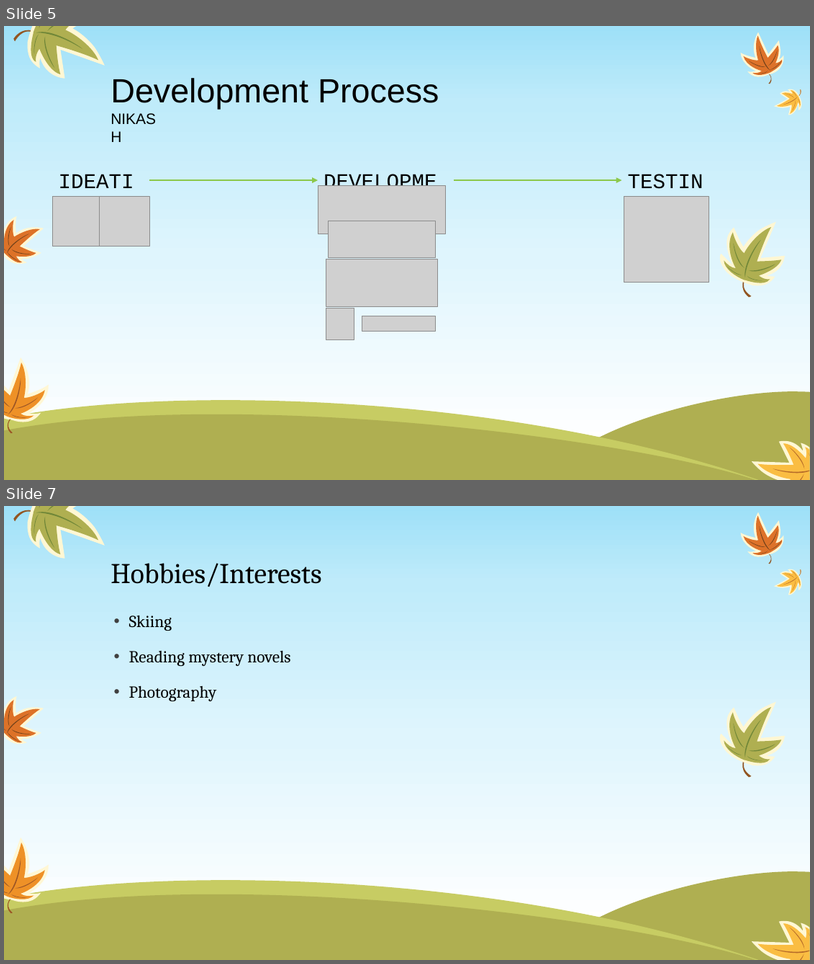
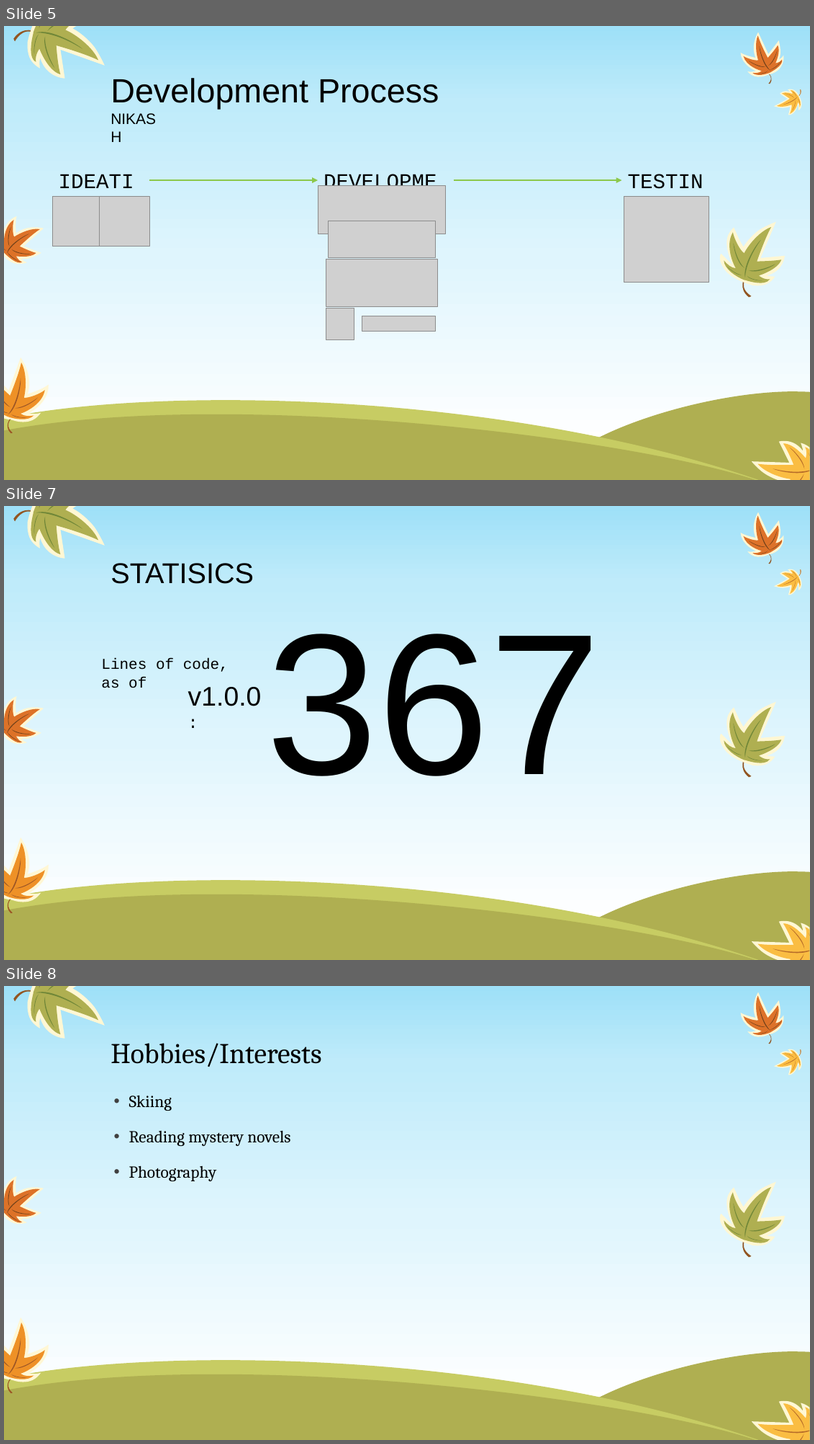
Before and after one commit to codingJWilliams/BBCInventathonNode, a slide deck: presentation/Fruit Punch.pptx. Shown one above the other, each under a label of ours: slides 5 and 7 before the commit, slides 5, 7 and 8 after it; the slides between them are not shown. The pictures are 814x964 and 814x1444 pixels, drawn with LibreOffice and Linux fonts; fonts in the diff are those of the drawing; grey boxes stand for pictures. Boxes give left, top, right and bottom in pixels: in the first picture for what was removed or moved away, otherwise in the second. Text is boxed around its words. In the diff, an @@ line names an element or a change of style, - is before the commit and + after.

```diff
--- a/presentation/Fruit Punch.pptx
+++ b/presentation/Fruit Punch.pptx
@@ slide 7 added at (4, 506, 810, 960), background gradient #9EE0F8 to #BFEBFA to #DFF5FD to #FFFFFF; not listed: 56 template elements that a slide beside it also shows @@
@@ title added at (111, 563, 254, 584), 34 pt, text #000000 @@
+STATISICS
@@ text added at (266, 633, 601, 776), 239 pt, text #000000 @@
+367
@@ text added at (101, 658, 229, 688), 18 pt, text #000000 @@
+Lines of code, as of
@@ text added at (188, 687, 262, 706), 32 pt, text #000000 @@
+v1.0.0:
@@ what was slide 7 is now slide 8 @@
```
Also in this commit, not shown: 1 slide changed, 9 other files.
